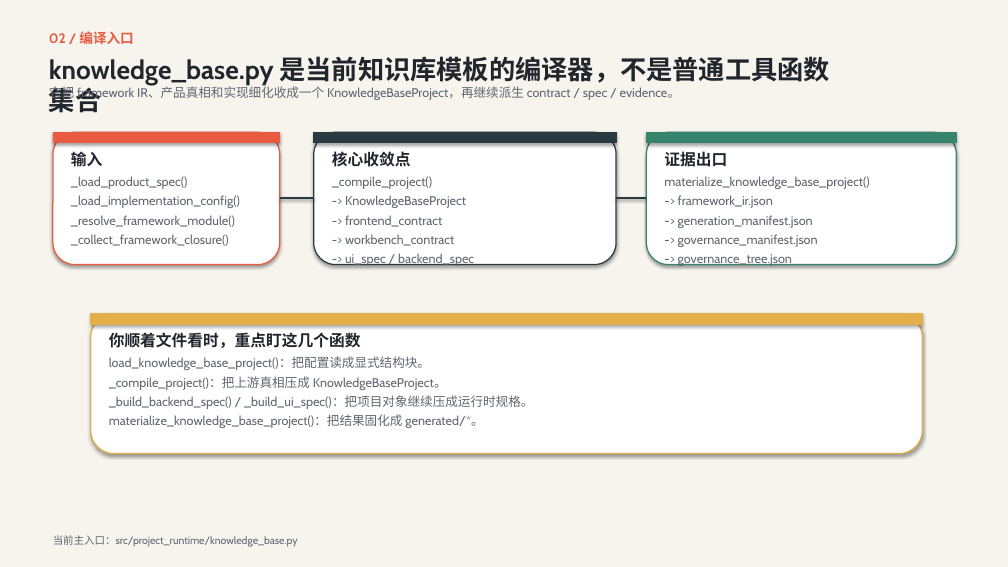
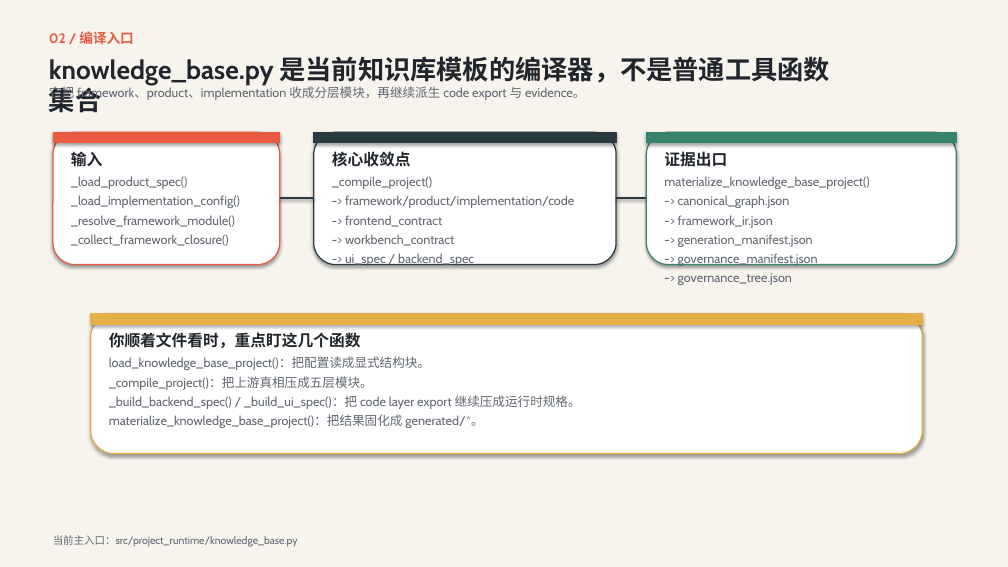
Before and after one commit to xueyu888/framework, a slide deck: slide 3 of docs/presentations/framework-to-code-mapping-cn.pptx. Drawn at 1008x567 pixels with LibreOffice and Linux fonts; fonts in the diff are those of the drawing. Boxes give left, top, right and bottom in pixels: in the first picture for what was removed or moved away, otherwise in the second. Text is boxed around its words. In the diff, an @@ line names an element or a change of style, - is before the commit and + after.

```diff
--- a/docs/presentations/framework-to-code-mapping-cn.pptx
+++ b/docs/presentations/framework-to-code-mapping-cn.pptx
@@ text at <box>49,84,585,101</box>: text changed @@
-它把 framework IR、产品真相和实现细化收成一个 KnowledgeBaseProject，再继续派生 contract / spec / evidence。
+它把 framework、product、implementation 收成分层模块，再继续派生 code export 与 evidence。
@@ text at <box>345,195,574,208</box>: text changed @@
--> KnowledgeBaseProject
+-> framework/product/implementation/code
@@ text at <box>678,195,790,208</box>: paragraph added @@
+-> canonical_graph.json
@@ text at <box>109,376,581,409</box>: text changed @@
-_compile_project()：把上游真相压成 KnowledgeBaseProject。
-_build_backend_spec() / _build_ui_spec()：把项目对象继续压成运行时规格。
+_compile_project()：把上游真相压成五层模块。
+_build_backend_spec() / _build_ui_spec()：把 code layer export 继续压成运行时规格。
```
Also in this commit, not shown: 6 other slides changed, 40 other files.
